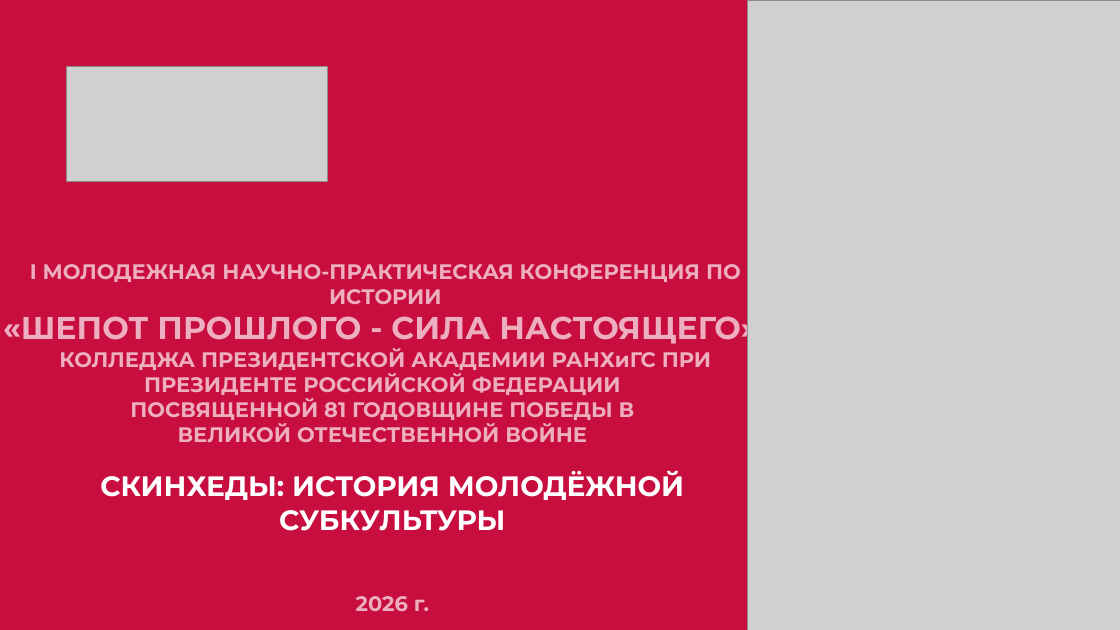
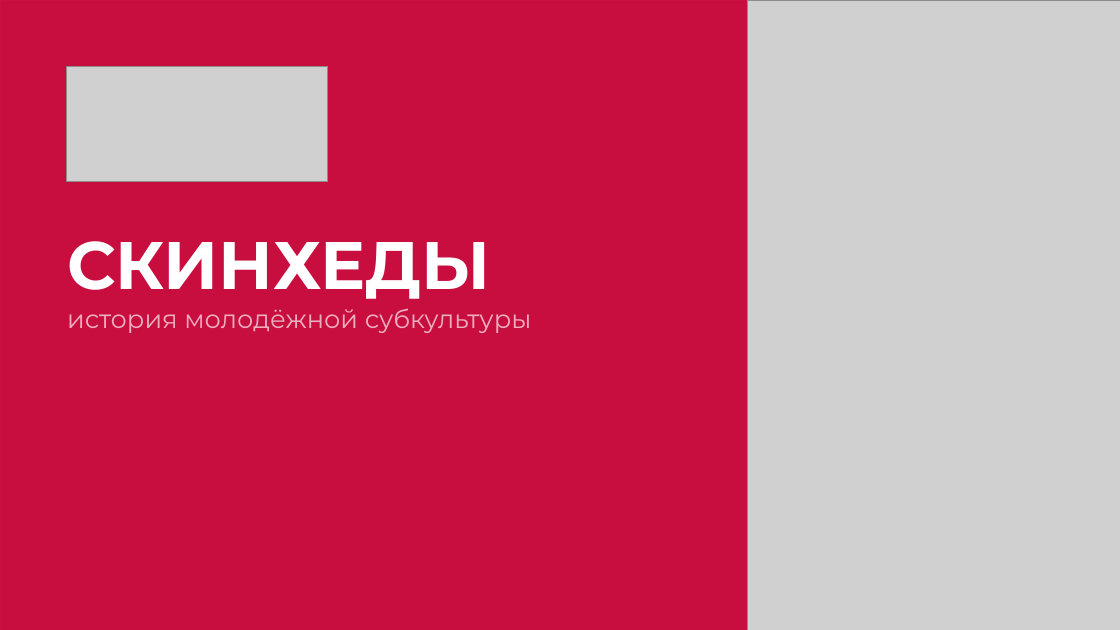
Before and after one commit to tonystark1560/-, a slide deck: slide 1 of skinheads_template.pptx. Drawn at 1120x630 pixels with LibreOffice and Linux fonts; fonts in the diff are those of the drawing; grey boxes stand for pictures. Boxes give left, top, right and bottom in pixels: in the first picture for what was removed or moved away, otherwise in the second. Text is boxed around its words. In the diff, an @@ line names an element or a change of style, - is before the commit and + after.

```diff
--- a/skinheads_template.pptx
+++ b/skinheads_template.pptx
@@ text removed at box(3, 263, 758, 442) @@
-I МОЛОДЕЖНАЯ НАУЧНО-ПРАКТИЧЕСКАЯ КОНФЕРЕНЦИЯ ПО ИСТОРИИ
-«ШЕПОТ ПРОШЛОГО - СИЛА НАСТОЯЩЕГО»
-КОЛЛЕДЖА ПРЕЗИДЕНТСКОЙ АКАДЕМИИ РАНХиГС ПРИ ПРЕЗИДЕНТЕ РОССИЙСКОЙ ФЕДЕРАЦИИ
-ПОСВЯЩЕННОЙ 81 ГОДОВЩИНЕ ПОБЕДЫ В
-ВЕЛИКОЙ ОТЕЧЕСТВЕННОЙ ВОЙНЕ
@@ text at box(67, 241, 532, 333): text changed; size 48 to 44 pt; text colour #FFFFFF to #EDAFC0; bold off @@
-СКИНХЕДЫ: ИСТОРИЯ МОЛОДЁЖНОЙ СУБКУЛЬТУРЫ
+СКИНХЕДЫ
+история молодёжной субкультуры
@@ text removed at box(356, 596, 429, 611) @@
-2026 г.
```
Also in this commit, not shown: 8 other slides changed.
